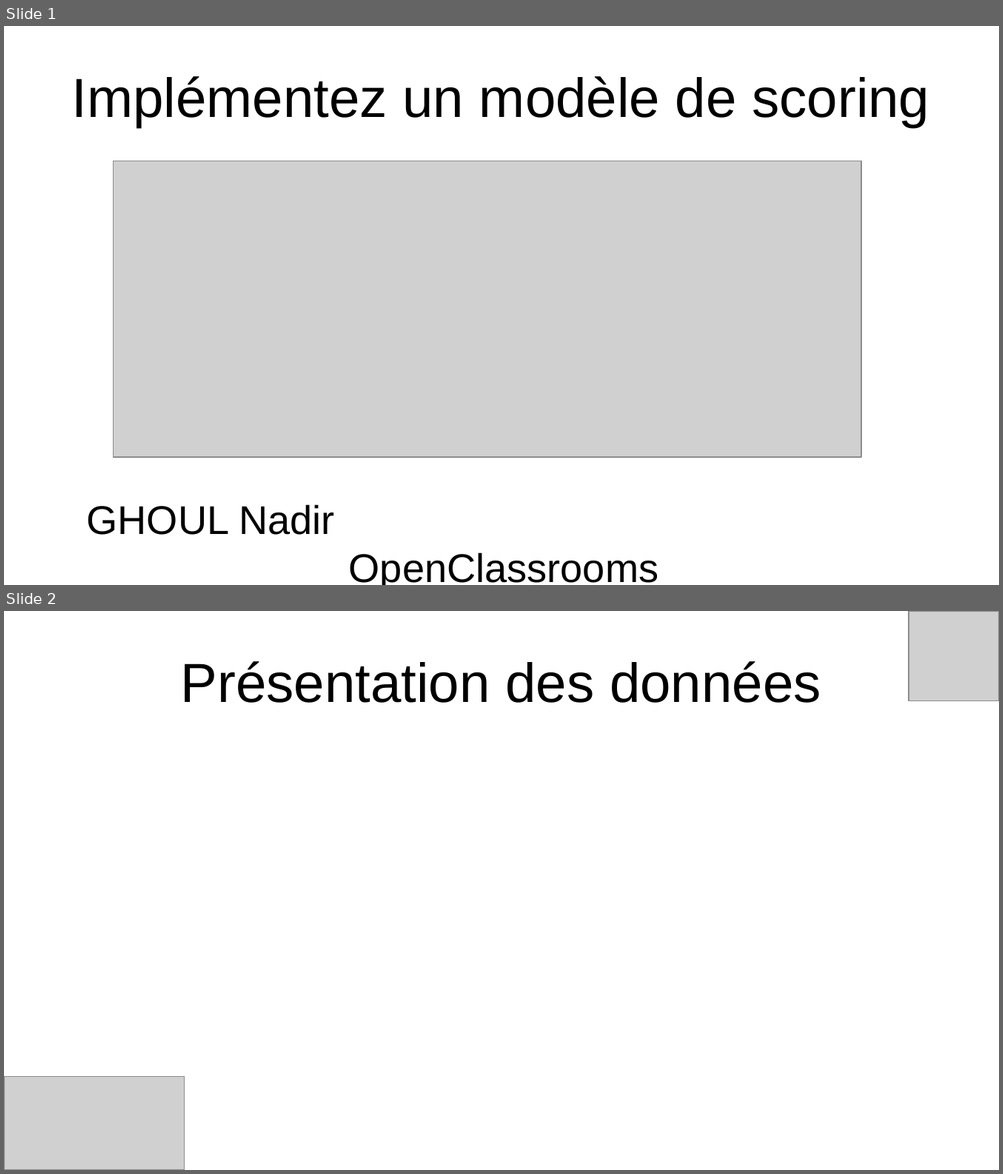
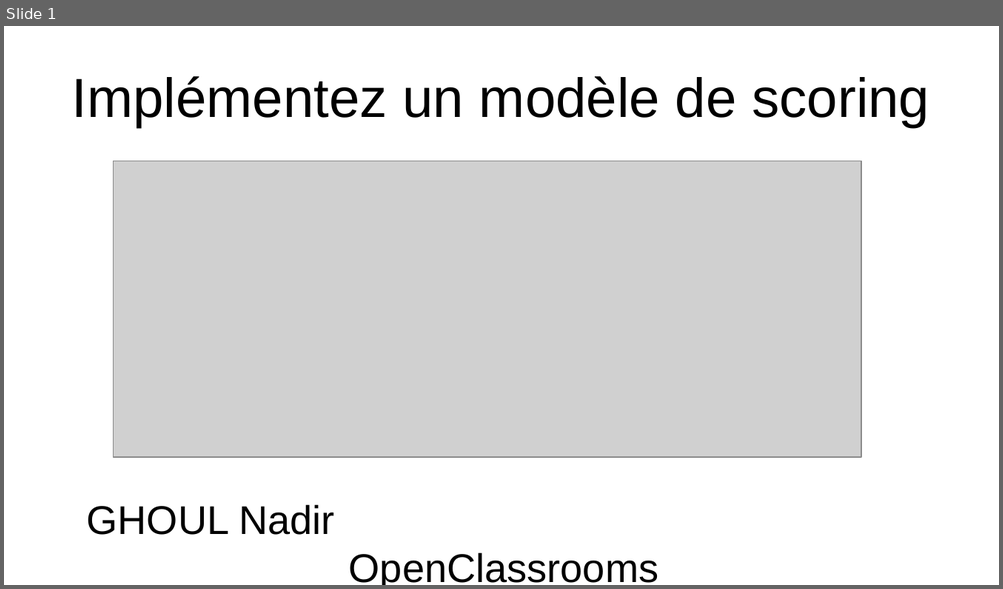
Before and after one commit to gndu91/p7, a slide deck: deliverables/GHOUL_Nadir_6_presentation.odp. Shown one above the other, each under a label of ours: slides 1 and 2 before the commit, slide 1 after it. The pictures are 1003x1174 and 1003x589 pixels, drawn with LibreOffice and Linux fonts; fonts in the diff are those of the drawing; grey boxes stand for pictures. Boxes give left, top, right and bottom in pixels: in the first picture for what was removed or moved away, otherwise in the second. Text is boxed around its words. In the diff, an @@ line names an element or a change of style, - is before the commit and + after.

```diff
--- a/deliverables/GHOUL_Nadir_6_presentation.odp
+++ b/deliverables/GHOUL_Nadir_6_presentation.odp
@@ slide 2 removed at (4,611,999,1170), background #FFFFFF @@
@@ picture removed at (908,611,999,701) @@
@@ title removed at (181,661,821,703) @@
-Présentation des données
@@ picture removed at (4,1076,185,1170) @@
```
Also in this commit, not shown: 13 slides added, 1 other file.
